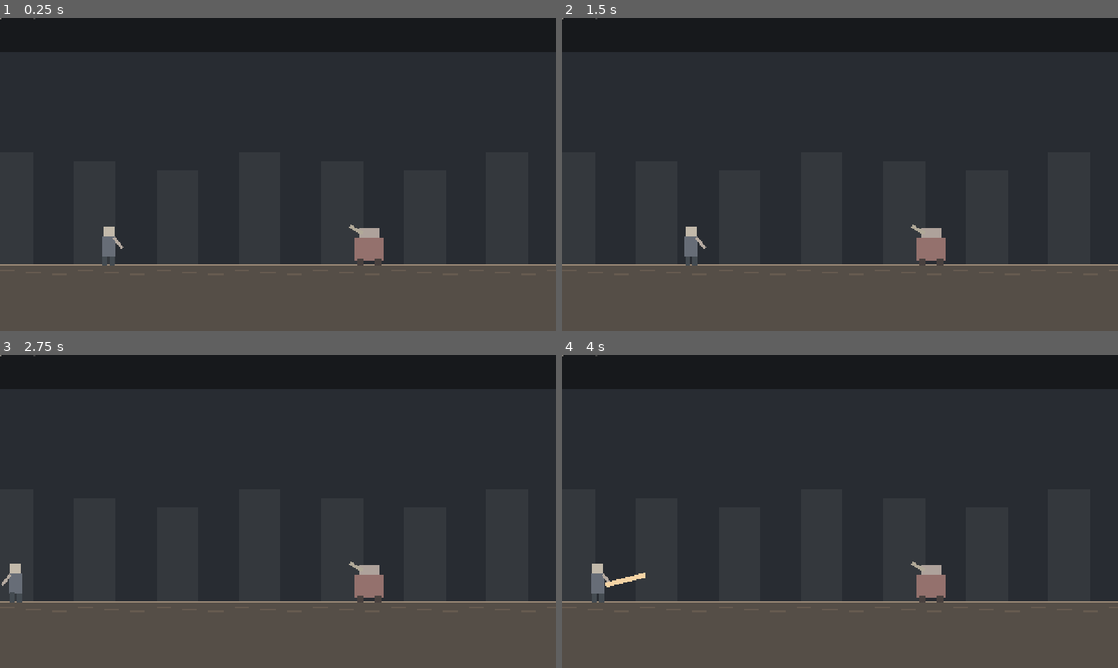
Above: before the commit, frames 1-4 (two rows, left to right).
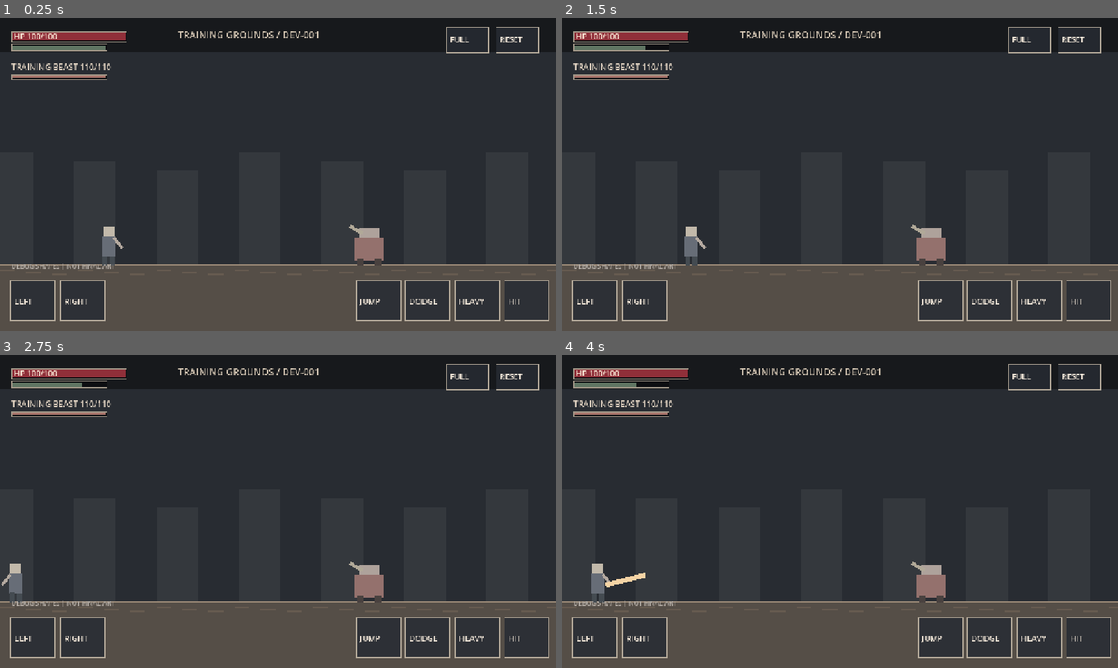
Above: after the commit, the same moments.

Repository: zbeiqi485-maker/huang-hai-lie-ji
Game: Godot game, scene res://scenes/main.tscn
The game is run twice, just before and just after one commit, with the same random seed, the same clock (stepped at 60 frames per second) and the same inputs.
Inputs (mouse positions are in pixels of both pictures, inside the frame that each line leads up to):
- Up to frame 1 (0.25 s): no input
- Up to frame 2 (1.5 s): tap Enter at 0.5 s; move the mouse to (962, 158) at 0.52 s; hold D (move_right) 0.53-1.25 s; tap U (attack_heavy) at 0.6 s; click (962, 158) at 0.67 s; tap Space (jump) at 0.77 s; drag from (728, 190) to (928, 249) at 1.27 s
- Up to frame 3 (2.75 s): tap R (restart) at 2 s; move the mouse to (333, 442) at 2.02 s; hold A (move_left) from 2.03 s (still down); tap K (dodge) at 2.1 s
- Up to frame 4 (4 s): release A (move_left) at 2.75 s; drag from (812, 574) to (928, 586) at 2.77 s; move the mouse to (1006, 558) at 3.52 s; hold D (move_right) from 3.53 s (still down); tap U (attack_heavy) at 3.6 s; tap Space (jump) at 3.77 s

The runs differ from the first frame. In frame 1, 8.6% of the frame differs, in the area x 0-99%, y 0-97%; in frame 2, 8.5%; in frame 3, 8.5%; in frame 4, 8.5%.

Commit message:
fix: size touch UI to viewport when parent is Node2D

Diff:
--- a/scripts/ui.gd
+++ b/scripts/ui.gd
@@ -8,7 +8,14 @@
 
 func _ready() -> void:
 	mouse_filter = Control.MOUSE_FILTER_IGNORE
+	_resize_to_viewport()
+	get_viewport().size_changed.connect(_resize_to_viewport)
 	set_process_input(true)
+
+func _resize_to_viewport() -> void:
+	position = Vector2.ZERO
+	size = get_viewport_rect().size
+	queue_redraw()
 
 func _process(dt: float) -> void:
 	orientation_timer -= dt
